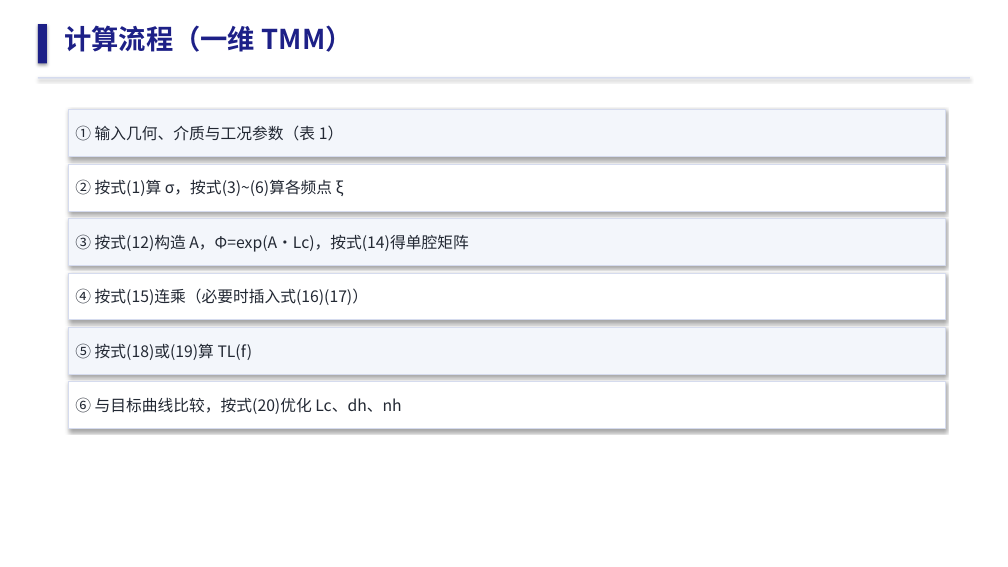
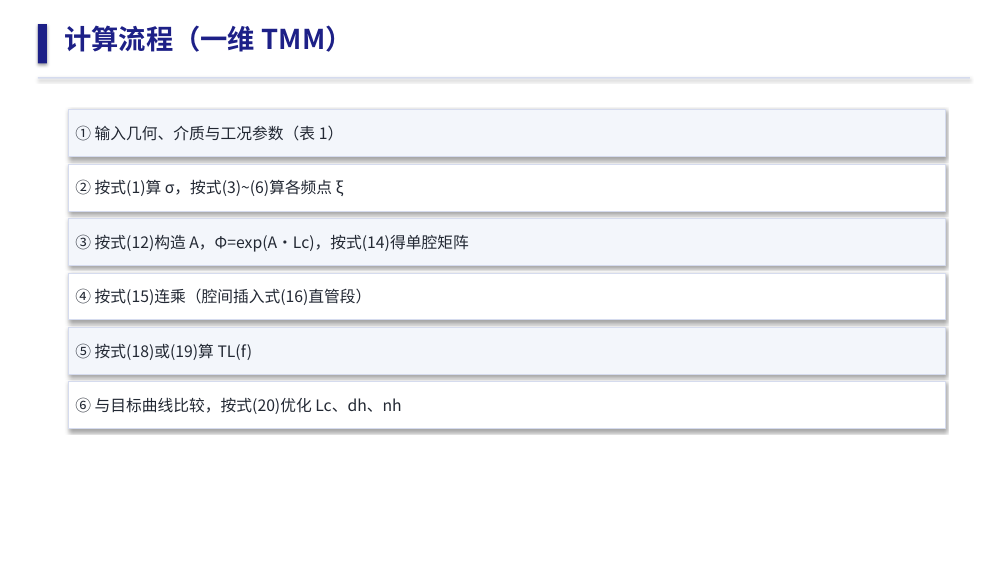
Before and after one commit to lizhelC521314/Theoretical-Calculation-Platform, a slide deck: slide 7 of 公式梳理/多腔消声器-公式与参数.pptx. Drawn at 1008x567 pixels with LibreOffice and Linux fonts; fonts in the diff are those of the drawing. Boxes give left, top, right and bottom in pixels: in the first picture for what was removed or moved away, otherwise in the second. Text is boxed around its words. In the diff, an @@ line names an element or a change of style, - is before the commit and + after.

Commit message:
fix(acoustics): 多腔穿孔消音器按 PPT 修正并逐腔计算穿孔率
耦合项改为 σ_i·P/(S·ξ)、腔体耦合周长取内壁 P2=πd_in、T_cav 按式(14) 1 基下标取列，修正低频段数值发散；每腔按自身几何独立计算穿孔率 σ_i 并用于该腔传递矩阵，结果区新增各腔穿孔率输出。

```diff
--- a/公式梳理/多腔消声器-公式与参数.pptx
+++ b/公式梳理/多腔消声器-公式与参数.pptx
@@ text in rectangle at bbox=[75, 288, 372, 305]: text changed @@
-④ 按式(15)连乘（必要时插入式(16)(17)）
+④ 按式(15)连乘（腔间插入式(16)直管段）
```
Also in this commit, not shown: 2 other slides changed, 1 slide added, 1 other file.
